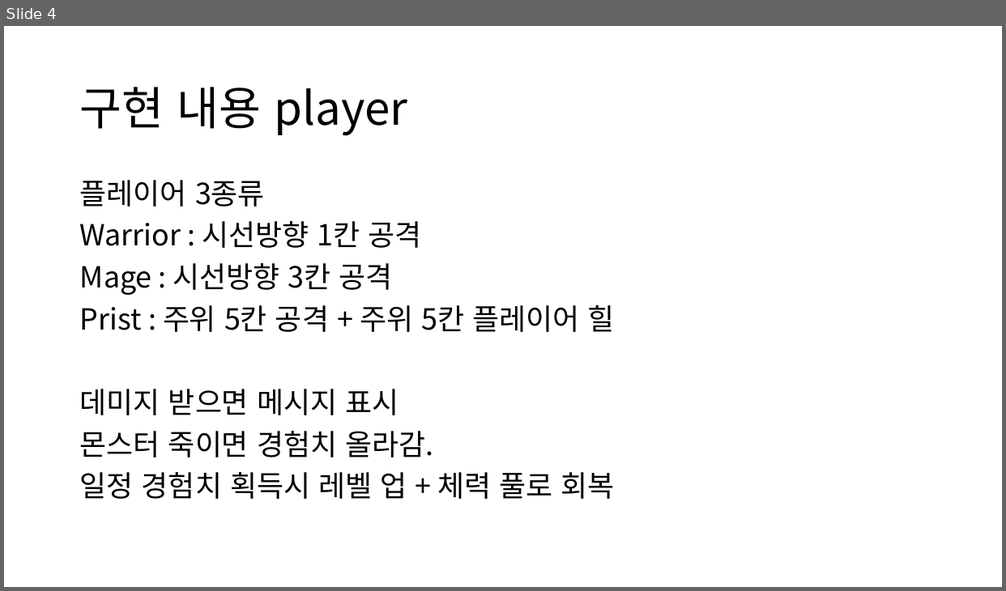
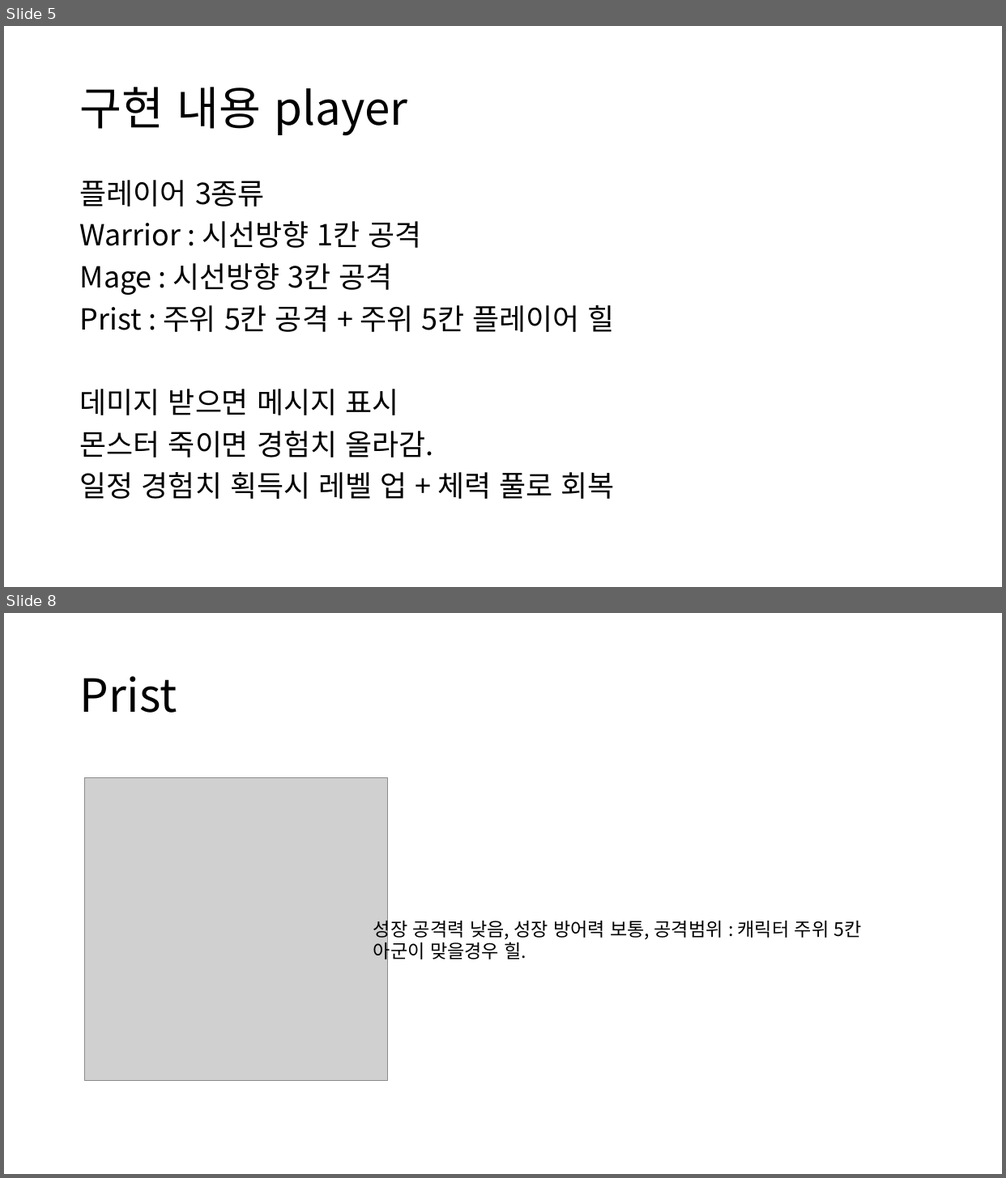
Before and after one commit to 2JongHyeok/GameServerTermProject, a slide deck: 발표자료.pptx. Shown one above the other, each under a label of ours: slide 4 before the commit, slides 5 and 8 after it; the slides between them are not shown. The pictures are 1006x591 and 1006x1178 pixels, drawn with LibreOffice and Linux fonts; fonts in the diff are those of the drawing; grey boxes stand for pictures. Boxes give left, top, right and bottom in pixels: in the first picture for what was removed or moved away, otherwise in the second. Text is boxed around its words. In the diff, an @@ line names an element or a change of style, - is before the commit and + after.

```diff
--- a/발표자료.pptx
+++ b/발표자료.pptx
@@ slide 8 added at box(4, 613, 1002, 1174), background #FFFFFF @@
@@ title added at box(80, 676, 177, 713), 44 pt, text #000000 @@
+Prist
@@ picture added at box(85, 777, 388, 1081) @@
@@ text added at box(373, 917, 862, 963), 18 pt, text #000000 @@
+성장 공격력 낮음, 성장 방어력 보통, 공격범위 : 캐릭터 주위 5칸
+아군이 맞을경우 힐.
@@ what was slide 4 is now slide 5 @@
```
Also in this commit, not shown: 3 other slides added, 1 other file.
